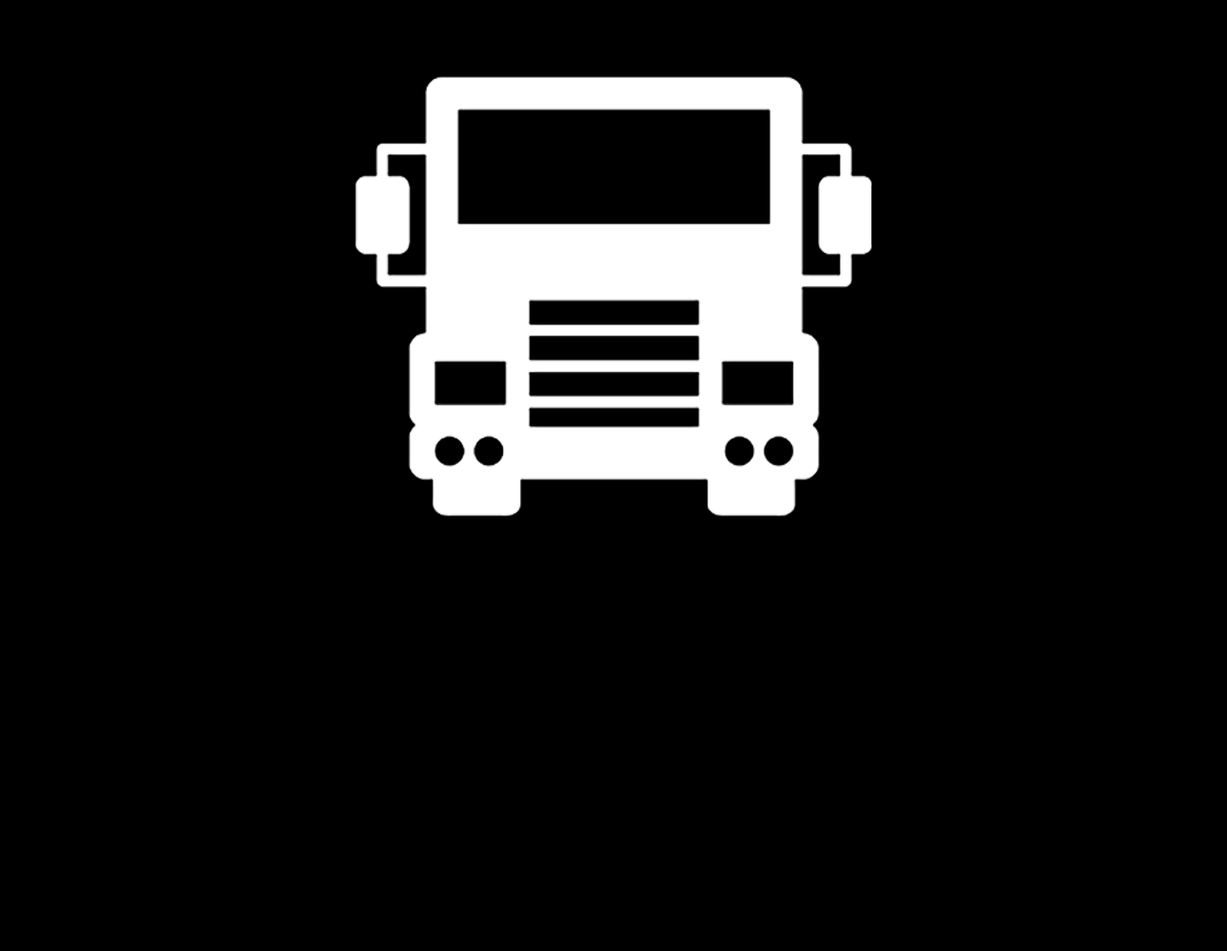
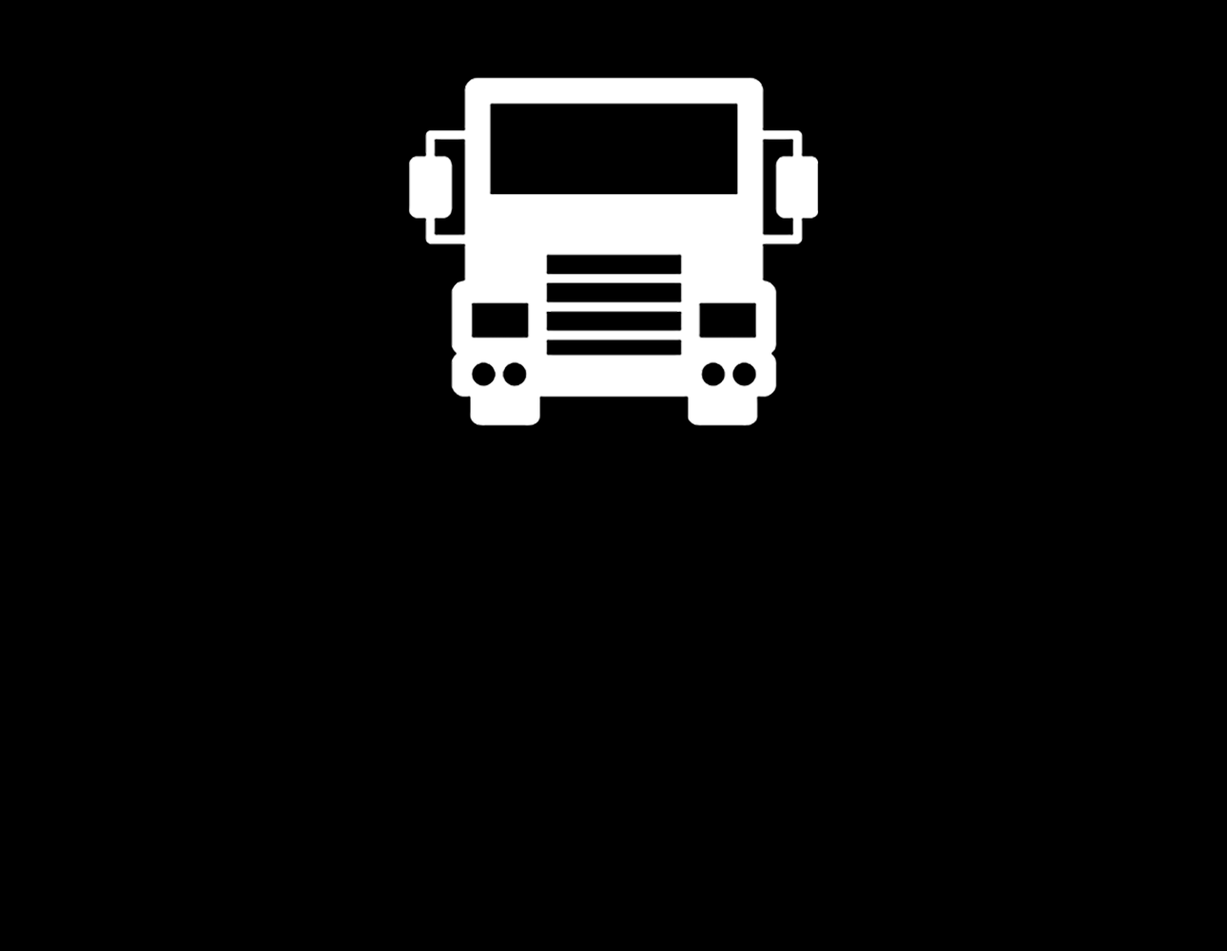
Layers edited between the first and the second 1227px x 951px image:
painted on "Background copy" over [left=354, top=76, right=873, bottom=517]
